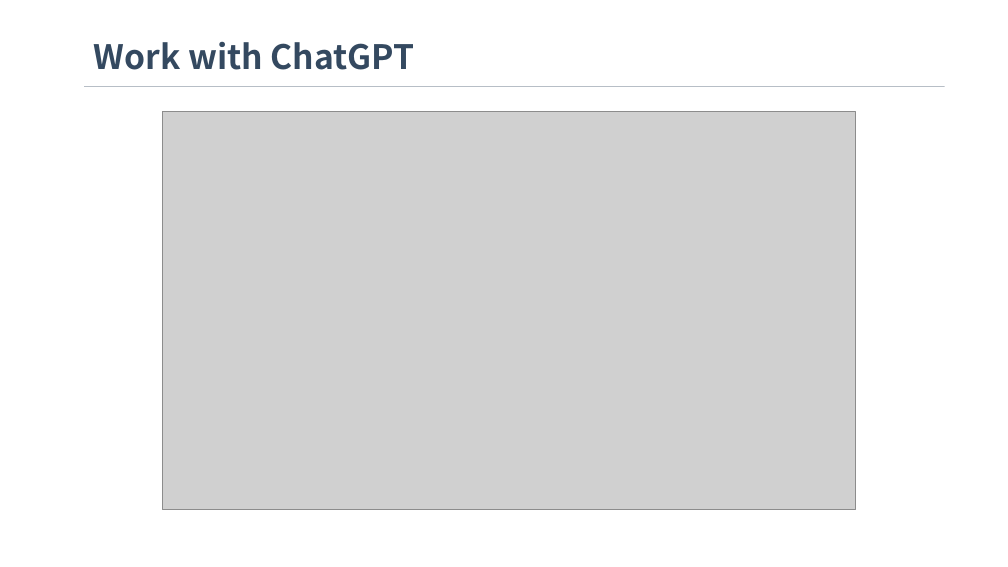
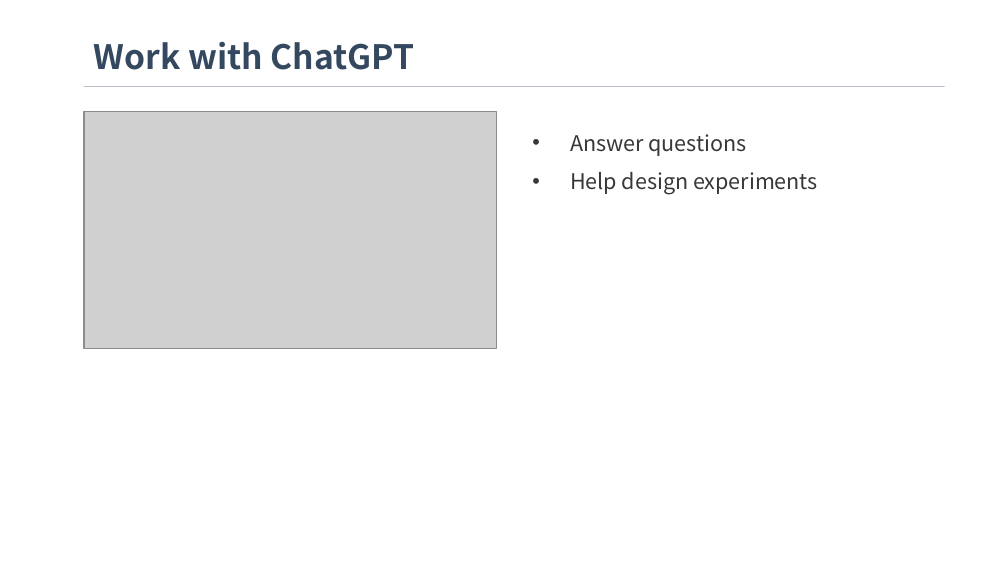
Before and after one commit to martian-yan/aigc_in_chemistry, a slide deck: slide 6 of What can AIGC tools do in a Chemistry Lab.pptx. Drawn at 1008x567 pixels with LibreOffice and Linux fonts; fonts in the diff are those of the drawing; grey boxes stand for pictures. Boxes give left, top, right and bottom in pixels: in the first picture for what was removed or moved away, otherwise in the second. Text is boxed around its words. In the diff, an @@ line names an element or a change of style, - is before the commit and + after.

```diff
--- a/What can AIGC tools do in a Chemistry Lab.pptx
+++ b/What can AIGC tools do in a Chemistry Lab.pptx
@@ picture: place and size @@
-picture at [162,112,856,510]
+picture at [84,112,496,348]
@@ text added at [570,134,818,195], 15.4 pt, text #383838 @@
+• Answer questions
+• Help design experiments
```
Also in this commit, not shown: 3 other slides changed, 6 slides added, 1 slide removed, 3 other files.
